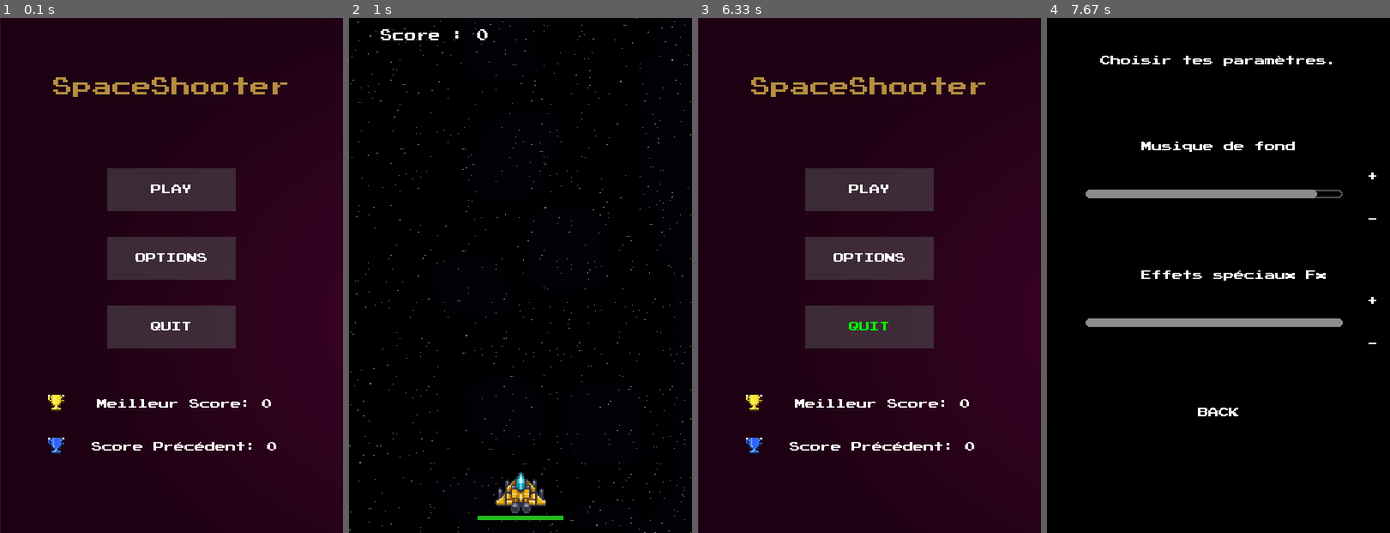
Above: before the commit, frames 1-4 (left to right).
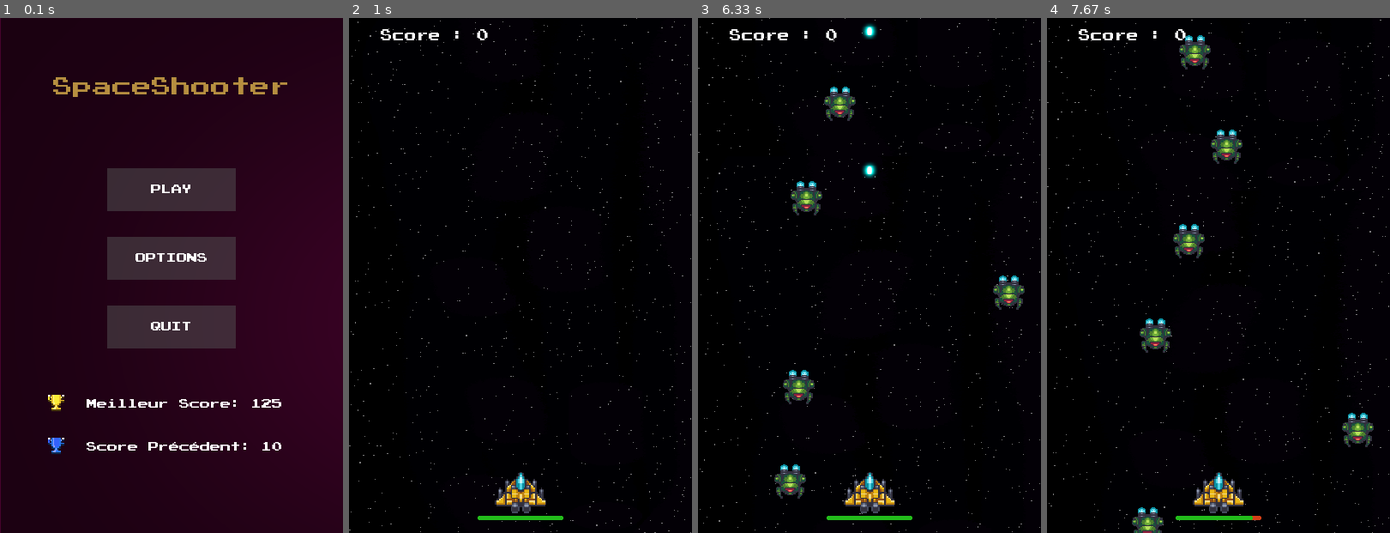
Above: after the commit, the same moments.

Repository: Fabien-crypto/SpaceShooter
Game: pygame game, started from main.py
Same seed, same stepped clock (60 frames per second), same inputs: the game is played once before the commit and once after it.
Inputs (mouse positions are in pixels of both pictures, inside the frame that each line leads up to):
- Up to frame 1 (0.1 s): no input
- Up to frame 2 (1 s): click "PLAY" at 0.95 s
- Up to frame 3 (6.33 s): tap Space at 1.23, 1.63, 1.93, 2.13, 2.43, 2.97, 3.27, 3.63, 4.03, 4.33, 4.53, 4.83, 5.37, 5.67 s; click (797, 244) at 5.85 s; click (828, 327) at 6.18 s
- Up to frame 4 (7.67 s): click (1218, 260) at 6.52 s, where only the run before the commit has a clickable "OPTIONS"; click (1372, 218) at 7.08 s, where only the run before the commit has a clickable "-"; click (1211, 455) at 7.42 s

The runs differ from the first frame. In frame 1, 0.8% of the frame differs, in the area x 25-82%, y 74-84%; in frame 2, less than 0.1%; in frame 3, 100%, in the area x 0-100%, y 0-100%; in frame 4, 7.4%.

Commit message:
Validation

Diff:
--- a/main.py
+++ b/main.py
@@ -93,10 +93,10 @@
             button.changeColor(OPTIONS_MOUSE_POS)
             button.update(screen)
 
-        pygame.draw.rect(screen, (75,75,75), pygame.Rect(45, 200, 300, 10),2,5)
-        pygame.draw.rect(screen, (140, 140, 140), pygame.Rect(45, 200, position, 10),0,5)
-        pygame.draw.rect(screen, (75, 75, 75), pygame.Rect(45, 350, 300, 10),2,5)
-        pygame.draw.rect(screen, (140, 140, 140), pygame.Rect(45, 350, position2, 10),0,5)
+        pygame.draw.rect(screen, (75,75,75), pygame.Rect(42.5, 197, 306, 16),3,5)
+        pygame.draw.rect(screen, (140, 140, 140), pygame.Rect(45, 200, position, 10),0,2)
+        pygame.draw.rect(screen, (75, 75, 75), pygame.Rect(43, 348, 304, 14),2,5)
+        pygame.draw.rect(screen, (140, 140, 140), pygame.Rect(45, 350, position2, 10),0,3)
 
         for event in pygame.event.get():
             if event.type == pygame.QUIT:
@@ -117,12 +117,16 @@
                         position += 30
 
                     mixer.music.set_volume(volume)
+                    mixer.music.set_volume(volumejeux)
+
                 if OPTIONS_MOINS.checkForInput(OPTIONS_MOUSE_POS):
                     if volume>0 and position >0:
                         volume -= 0.05
                         volumejeux -= 0.05
                         position -= 30
+
                     mixer.music.set_volume(volume)
+                    mixer.music.set_volume(volumejeux)
 
         pygame.display.update()
 
@@ -160,6 +164,7 @@
 
 
 def main_menu():
+
     while True:
         BG = pygame.image.load("assets/menu/Background.png")
         best_score = pygame.image.load('assets/icon/best_score.png')
--- a/monster.py
+++ b/monster.py
@@ -36,9 +36,11 @@
         if self.game.check_collision(self,self.game.all_players) :
             self.game.player.damage(self.attack)
             self.game.all_monsters.remove(self)
-        if self.rect.y > 490 :
-            self.remove()
+        if self.rect.y > 590 :
+            self.game.all_monsters.remove(self)
             self.game.player.damage(self.attack)
+
+
 
     def launch_laser(self) :
         self.all_laser.add(Laser_ennemie(self))
--- a/player.py
+++ b/player.py
@@ -33,8 +33,8 @@
         bar_position = [self.rect.x -10, self.rect.y + self.rect.height, self.health, 5]
         back_bar_color = (212, 63, 23)
         back_bar_position = [self.rect.x -10, self.rect.y + self.rect.height, self.max_health, 5]
-        pygame.draw.rect(surface, back_bar_color, back_bar_position) #dessin barre de vie rouge #
-        pygame.draw.rect(surface, bar_color, bar_position) #dessin barre de vie verte#
+        pygame.draw.rect(surface, back_bar_color, back_bar_position,0,3) #dessin barre de vie rouge #
+        pygame.draw.rect(surface, bar_color, bar_position,0,3) #dessin barre de vie verte#
 
     def launch_projectile(self):
         #Création nouvelle instance du projectile et intervalle de temps#
--- a/scores.txt
+++ b/scores.txt
@@ -1,2 +1,2 @@
-0
-0
+125
+10
